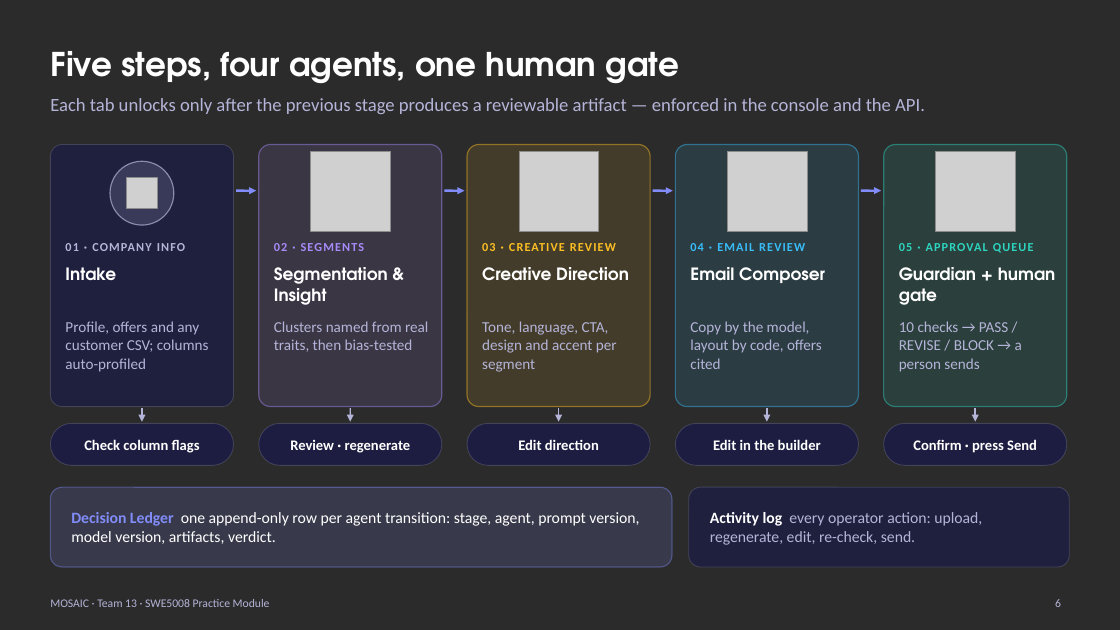
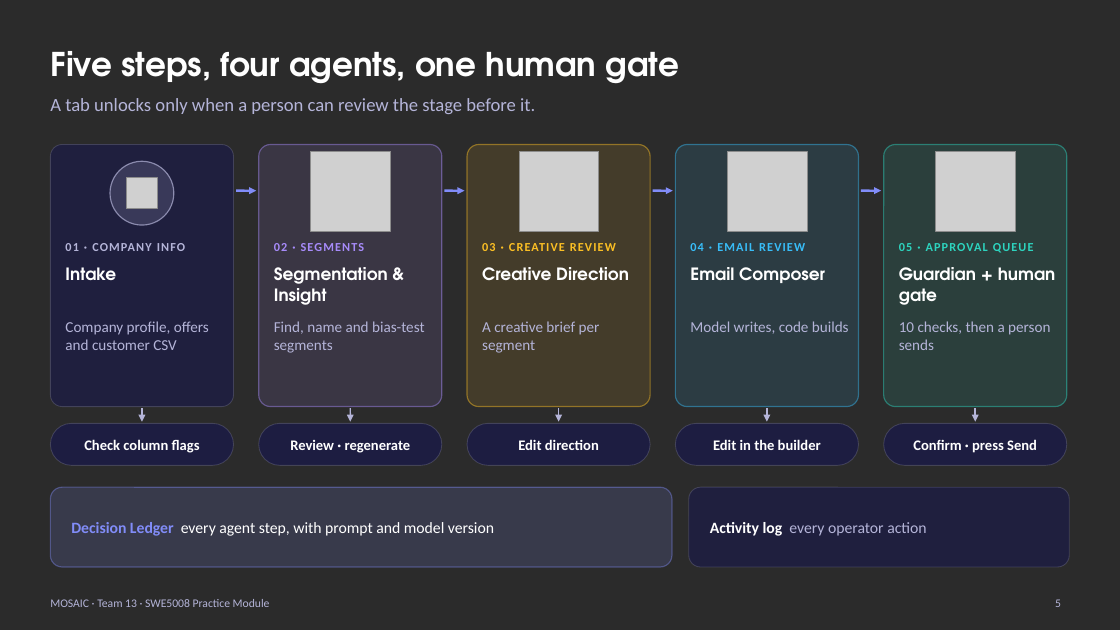
Before and after one commit to bearly-profitable/NUS-ISS-SWE5008-TEAM13-MOSAIC, a slide deck: slide 5 of docs/Team13_MOSAIC_Presentation.pptx (slide 6 before the commit). Drawn at 1120x630 pixels with LibreOffice and Linux fonts; fonts in the diff are those of the drawing; grey boxes stand for pictures; background and template pictures are left out; a plain dark background stands for a picture behind light text. Boxes give left, top, right and bottom in pixels: in the first picture for what was removed or moved away, otherwise in the second. Text is boxed around its words. In the diff, an @@ line names an element or a change of style, - is before the commit and + after.

```diff
--- a/docs/Team13_MOSAIC_Presentation.pptx
+++ b/docs/Team13_MOSAIC_Presentation.pptx
@@ text at bbox=[50, 98, 535, 114]: text changed @@
-Each tab unlocks only after the previous stage produces a reviewable artifact — enforced in the console and the API.
+A tab unlocks only when a person can review the stage before it.
@@ text at bbox=[65, 321, 209, 350]: text changed @@
-Profile, offers and any customer CSV; columns auto-profiled
+Company profile, offers and customer CSV
@@ text at bbox=[274, 321, 424, 353]: text changed @@
-Clusters named from real traits, then bias-tested
+Find, name and bias-test segments
@@ text at bbox=[482, 321, 600, 353]: text changed @@
-Tone, language, CTA, design and accent per segment
+A creative brief per segment
@@ text at bbox=[690, 321, 849, 334]: text changed @@
-Copy by the model, layout by code, offers cited
+Model writes, code builds
@@ text at bbox=[899, 321, 1050, 350]: text changed @@
-10 checks → PASS / REVISE / BLOCK → a person sends
+10 checks, then a person sends
@@ text at bbox=[71, 522, 494, 536]: text changed @@
-Decision Ledger one append-only row per agent transition: stage, agent, prompt version, model version, artifacts, verdict.
+Decision Ledger every agent step, with prompt and model version
@@ text at bbox=[710, 522, 926, 536]: text changed @@
-Activity log every operator action: upload, regenerate, edit, re-check, send.
+Activity log every operator action
@@ page number at bbox=[1055, 599, 1061, 607]: text changed @@
-6
+5
```
Also in this commit, not shown: 7 other slides changed, 2 slides removed, 9 other files.
